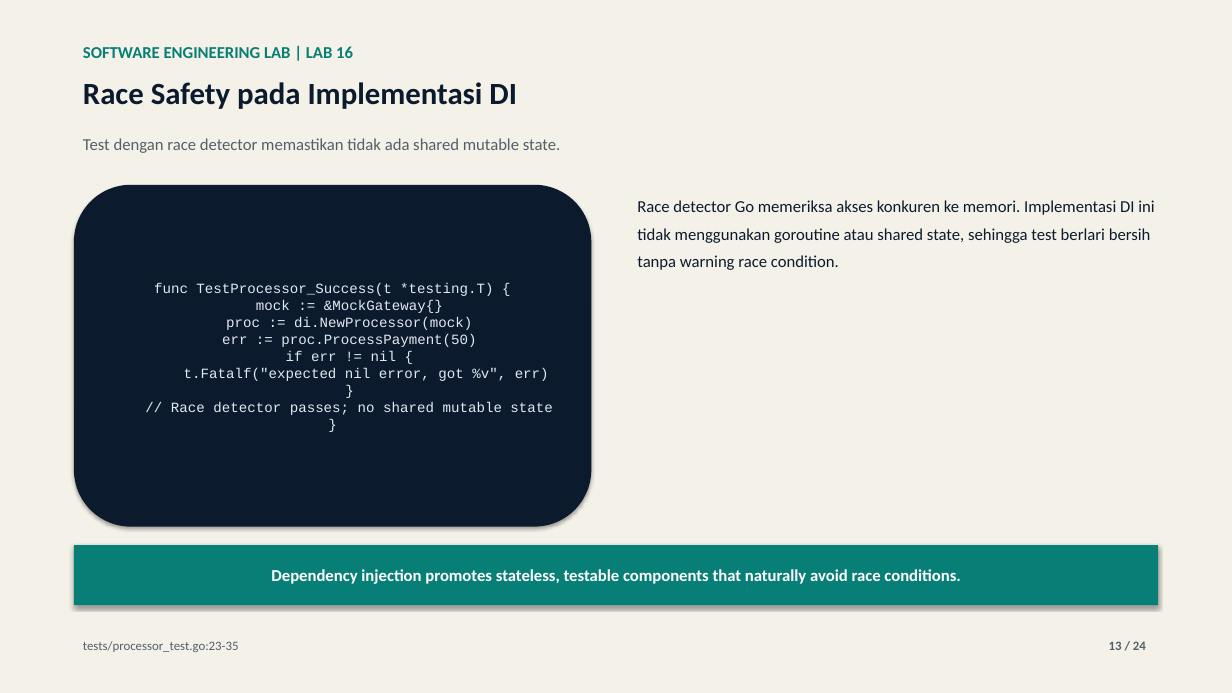
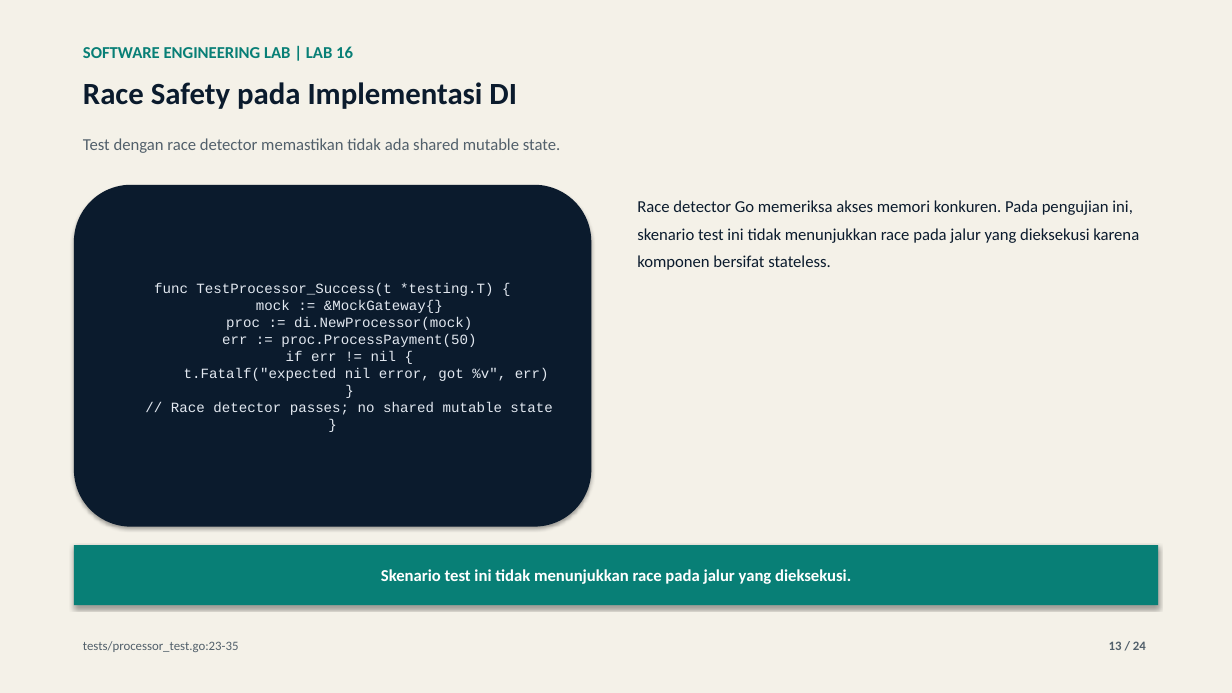
Before and after one commit to lukman-ss/software-engineering-lab, a slide deck: slide 13 of labs/16-dependency-injection/result/linkedin/lab-16-dependency-injection-carousel.pptx. Drawn at 1232x693 pixels with LibreOffice and Linux fonts; fonts in the diff are those of the drawing. Boxes give left, top, right and bottom in pixels: in the first picture for what was removed or moved away, otherwise in the second. Text is boxed around its words. In the diff, an @@ line names an element or a change of style, - is before the commit and + after.

```diff
--- a/labs/16-dependency-injection/result/linkedin/lab-16-dependency-injection-carousel.pptx
+++ b/labs/16-dependency-injection/result/linkedin/lab-16-dependency-injection-carousel.pptx
@@ text at [637,200,1139,270]: text changed @@
-Race detector Go memeriksa akses konkuren ke memori. Implementasi DI ini tidak menggunakan goroutine atau shared state, sehingga test berlari bersih tanpa warning race condition.
+Race detector Go memeriksa akses memori konkuren. Pada pengujian ini, skenario test ini tidak menunjukkan race pada jalur yang dieksekusi karena komponen bersifat stateless.
@@ text in rectangle at [381,569,851,584]: text changed @@
-Dependency injection promotes stateless, testable components that naturally avoid race conditions.
+Skenario test ini tidak menunjukkan race pada jalur yang dieksekusi.
```
Also in this commit, not shown: 10 other slides changed, 34 other files.
